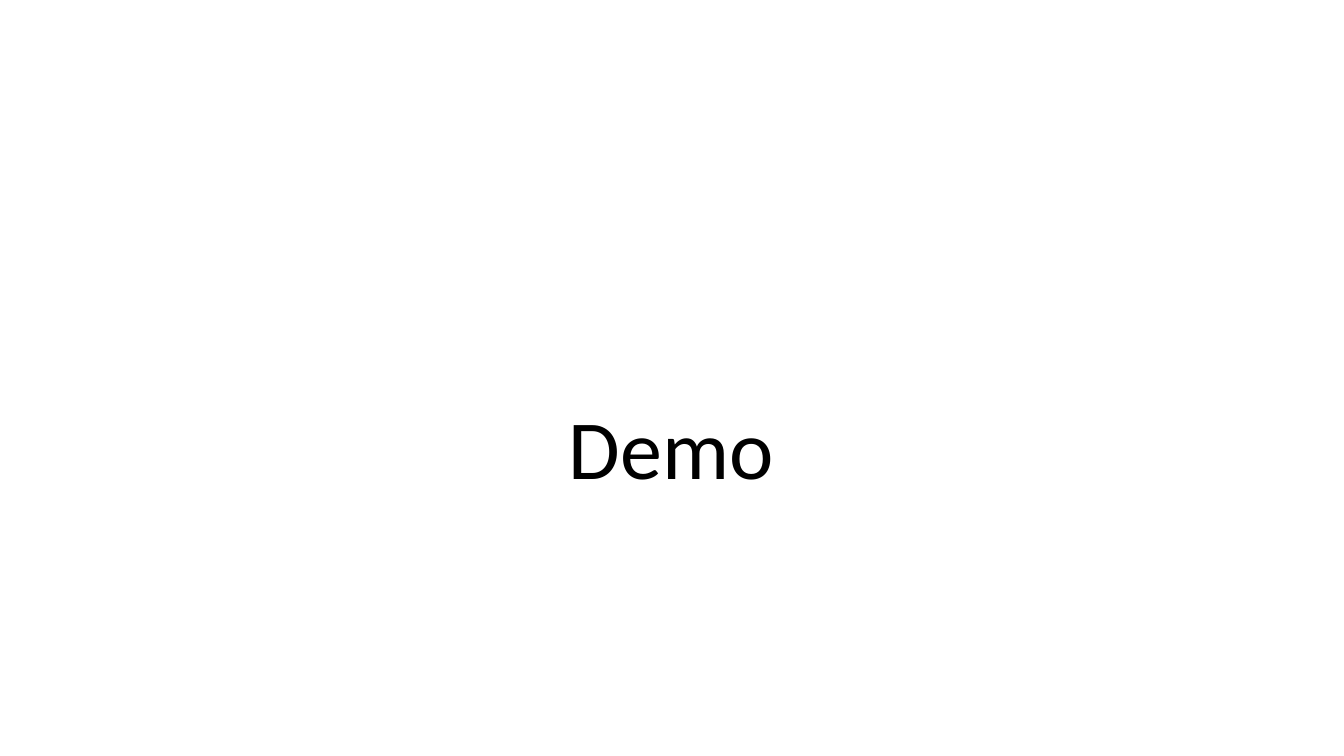
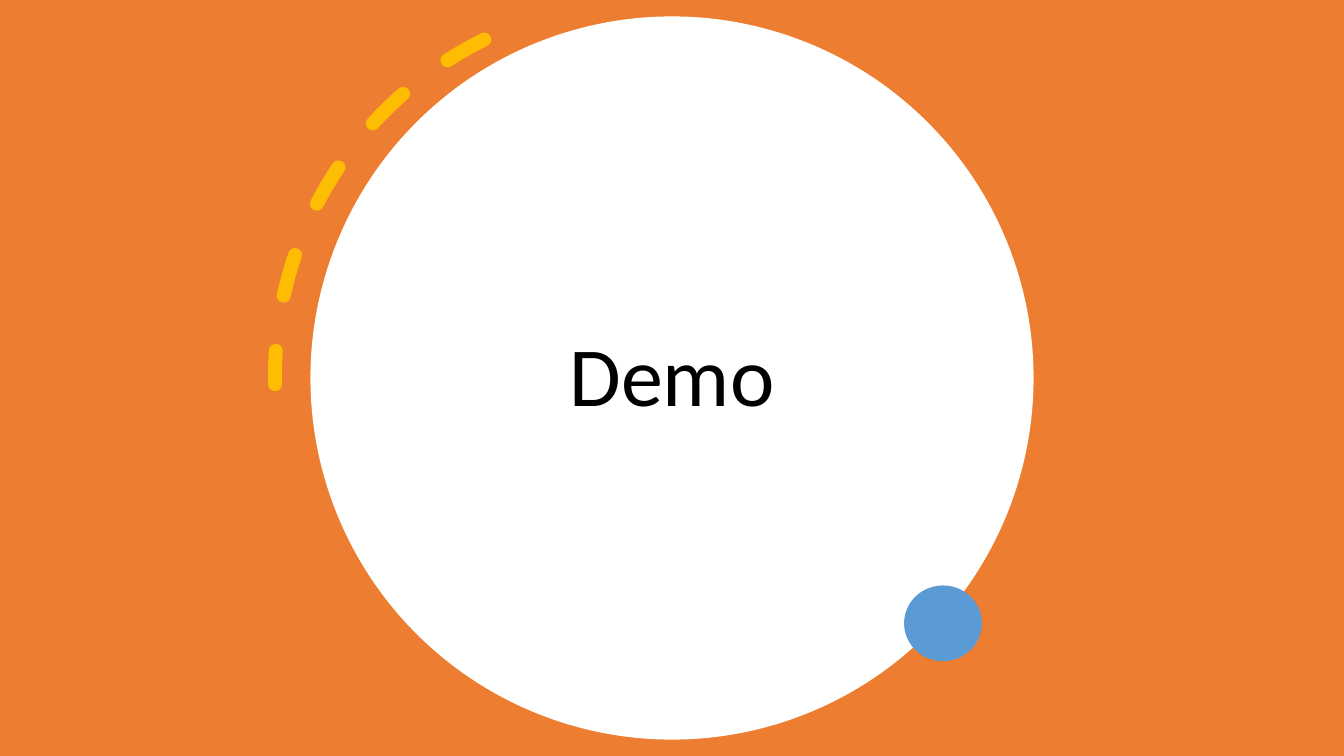
Before and after one commit to keira-mclean/capstone-cjk-be, a slide deck: slide 4 of Capstone3_CJK.pptx. Drawn at 1344x756 pixels with LibreOffice and Linux fonts; fonts in the diff are those of the drawing. Boxes give left, top, right and bottom in pixels: in the first picture for what was removed or moved away, otherwise in the second. Text is boxed around its words. In the diff, an @@ line names an element or a change of style, - is before the commit and + after.

```diff
--- a/Capstone3_CJK.pptx
+++ b/Capstone3_CJK.pptx
@@ rectangle added at (0,0,1344,756), fill #ED7D31 @@
@@ arc (boxed as its full ellipse) added at (148,0,1154,756), outline #FFC000 10 pt dashed @@
@@ ellipse added at (311,16,1033,739), fill #FFFFFF @@
@@ title "Demo": place and size @@
-title "Demo" at (569,425,774,480)
+title "Demo" at (570,352,775,407)
@@ ellipse added at (904,586,982,661), fill #5B9BD5 @@
```
Also in this commit, not shown: 4 other slides changed, 1 other file.
